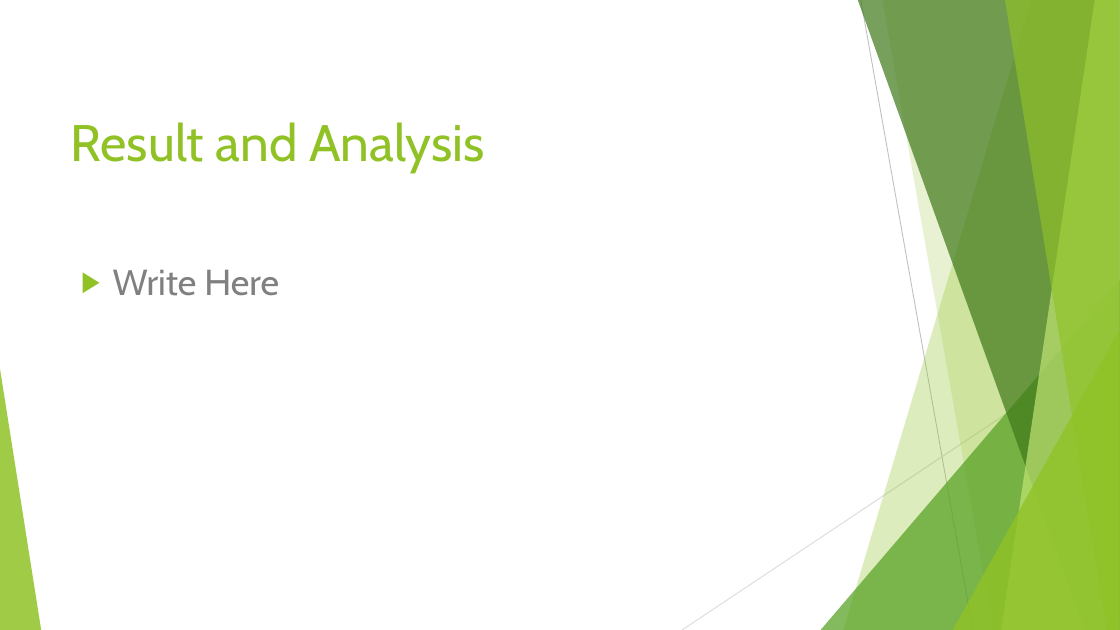
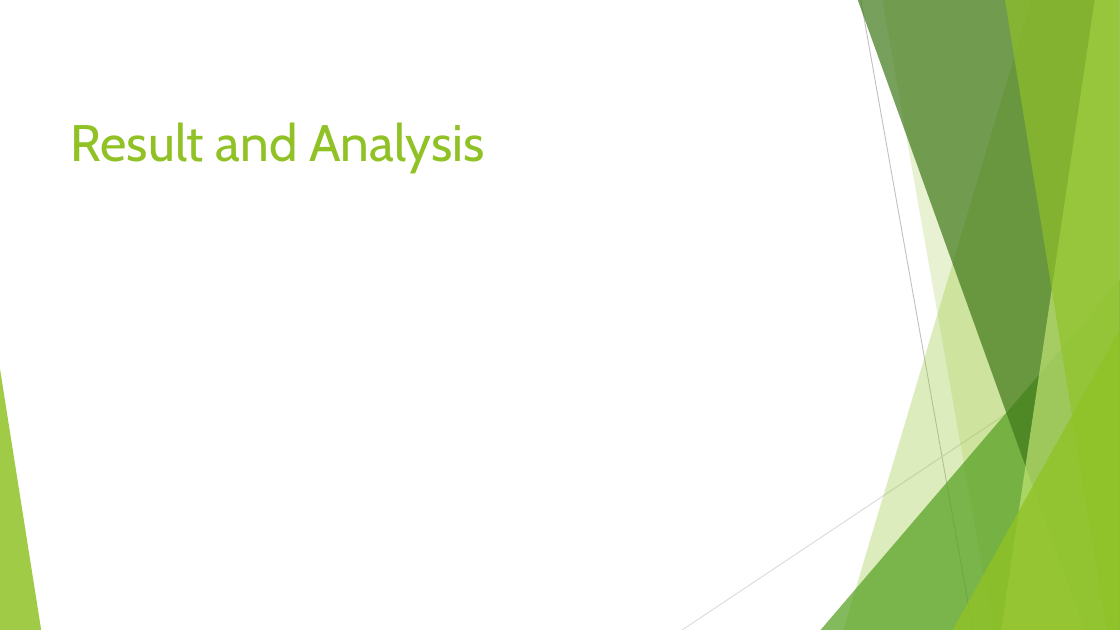
Before and after one commit to satya1013/Fake-News-1, a slide deck: slide 14 of Fake News.pptx (slide 13 before the commit). Drawn at 1120x630 pixels with LibreOffice and Linux fonts; fonts in the diff are those of the drawing. Boxes give left, top, right and bottom in pixels: in the first picture for what was removed or moved away, otherwise in the second. Text is boxed around its words. In the diff, an @@ line names an element or a change of style, - is before the commit and + after.

```diff
--- a/Fake News.pptx
+++ b/Fake News.pptx
@@ text removed at <box>113,269,279,296</box> @@
-▶ Write Here
```
Also in this commit, not shown: 2 other slides changed, 2 slides added, 1 slide removed.
